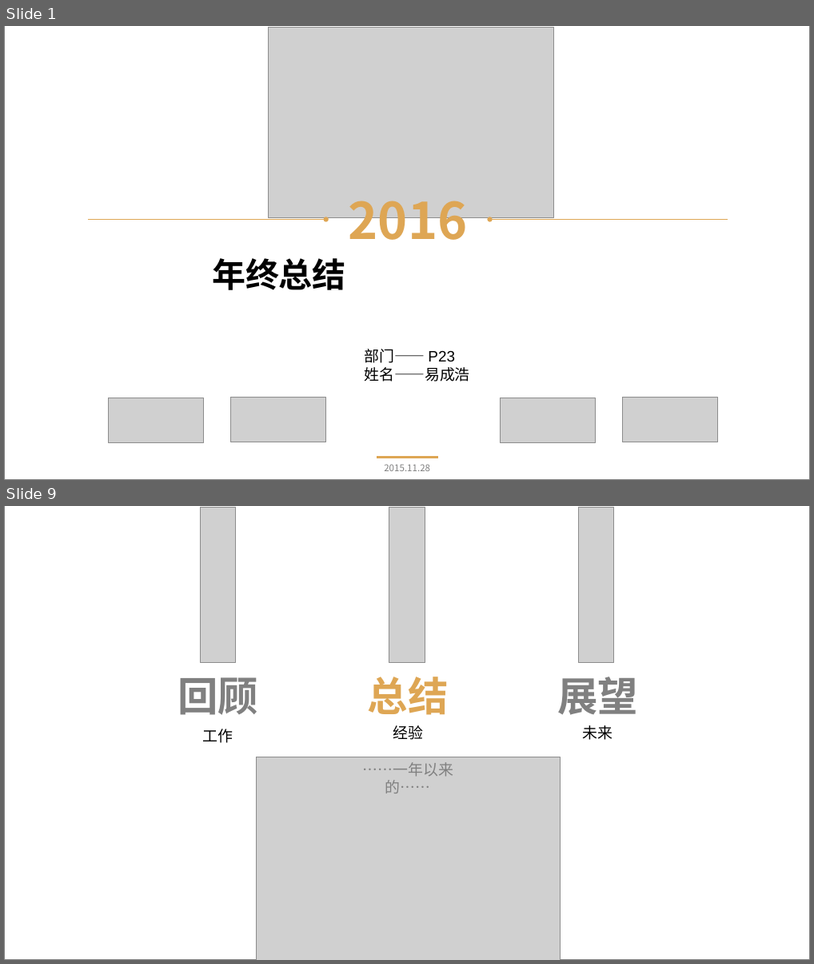
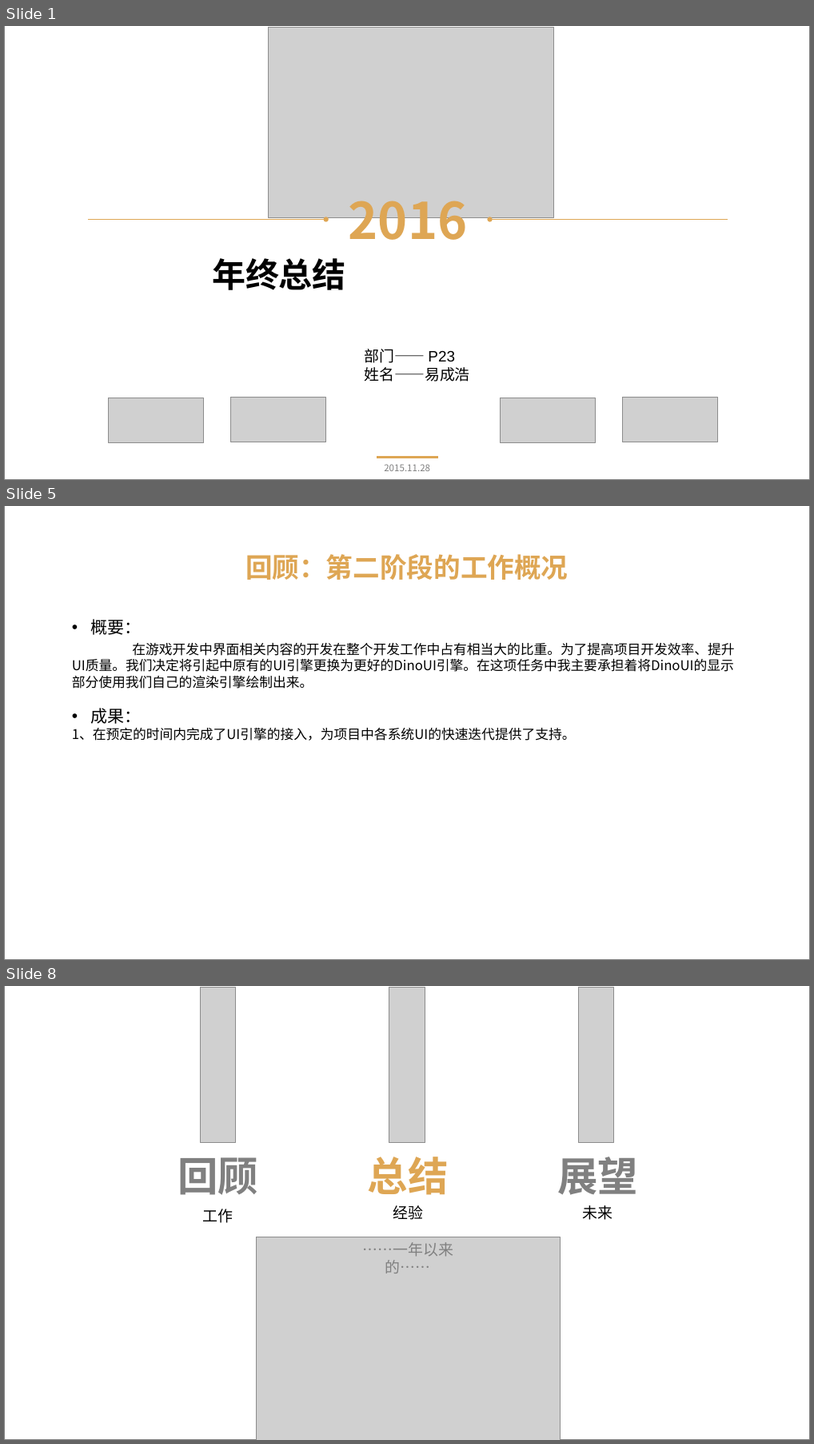
Before and after one commit to 523793658/Air, a slide deck: 2016年终工作总结ppt.pptx. Shown one above the other, each under a label of ours: slides 1 and 9 before the commit, slides 1, 5 and 8 after it; the slides between them are not shown. The pictures are 814x964 and 814x1444 pixels, drawn with LibreOffice and Linux fonts; fonts in the diff are those of the drawing; grey boxes stand for pictures. Boxes give left, top, right and bottom in pixels: in the first picture for what was removed or moved away, otherwise in the second. Text is boxed around its words. In the diff, an @@ line names an element or a change of style, - is before the commit and + after.

```diff
--- a/2016年终工作总结ppt.pptx
+++ b/2016年终工作总结ppt.pptx
@@ slide 5 added at [4,506,810,960], background #FFFFFF; not listed: 1 template element that a slide beside it also shows @@
@@ text added at [246,554,568,580], 32 pt, text #DEA654, bold @@
+回顾：第二阶段的工作概况
@@ text added at [72,619,734,740], 16 pt, text #000000 @@
+• 概要：
+在游戏开发中界面相关内容的开发在整个开发工作中占有相当大的比重。为了提高项目开发效率、提升UI质量。我们决定将引起中原有的UI引擎更换为更好的DinoUI引擎。在这项任务中我主要承担着将DinoUI的显示部分使用我们自己的渲染引擎绘制出来。
+• 成果：
+1、在预定的时间内完成了UI引擎的接入，为项目中各系统UI的快速迭代提供了支持。
@@ what was slide 9 is now slide 8 @@
```
Also in this commit, not shown: 3 slides changed, 8 other slides added, 9 slides removed.
